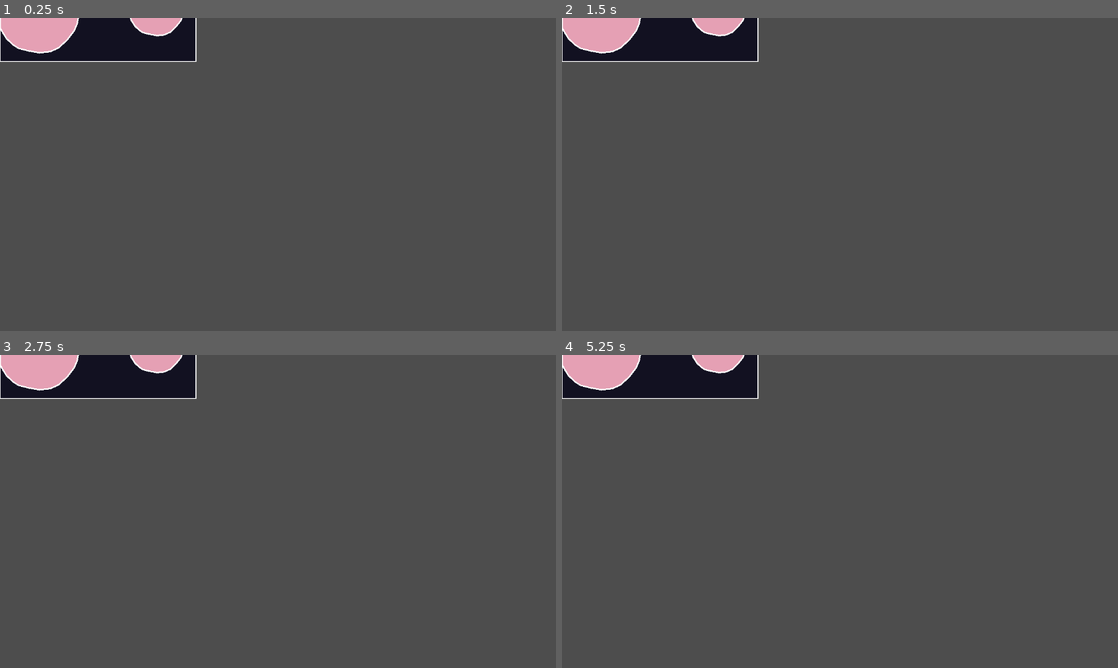
Above: before the commit, frames 1-4 (two rows, left to right).
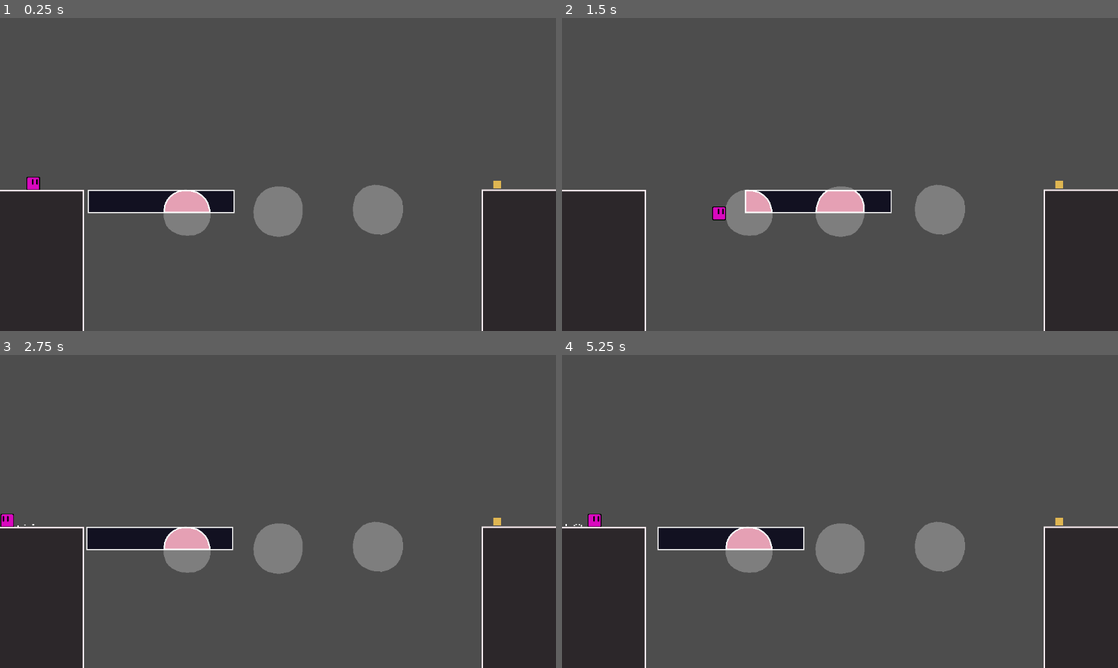
Above: after the commit, the same moments.

Repository: WeDoThingsHere/Godot-Jam-June-2025
Game: Godot game, scene res://scenes/Levels/002_LevelTwo.tscn
Same seed, same stepped clock (60 frames per second), same inputs: the game is played once before the commit and once after it. This scene is started directly instead of the project's main scene.
Inputs:
- Up to frame 1 (0.25 s): no input
- Up to frame 2 (1.5 s): tap Enter (ui_accept) at 0.5 s; hold D (move_right) from 0.53 s (still down); tap Space (jump) at 0.77 s
- Up to frame 3 (2.75 s): tap Space (jump) at 1.52 s; release D (move_right) at 2.03 s; hold A (move_left) from 2.03 s (still down)
- Up to frame 4 (5.25 s): release A (move_left) at 2.78 s; hold D (move_right) 2.78-4.28 s; tap Space (jump) at 3.02, 3.77, 4.52 s; hold A (move_left) 4.28-5.03 s; hold D (move_right) from 5.03 s (still down)

The runs differ from the first frame. In frame 1, 23% of the frame differs, in the area x 0-100%, y 0-100%; in frame 2, 22%; in frame 3, 23%; in frame 4, 23%.

Commit message:
started making level 2

Diff:
--- a/scenes/Levels/001_LevelOne.tscn
+++ b/scenes/Levels/001_LevelOne.tscn
@@ -161,9 +161,9 @@
 [node name="Background" type="ColorRect" parent="."]
 z_index = -1
 offset_left = -3249.0
-offset_top = -2256.0
+offset_top = -2255.0
 offset_right = 3379.0
-offset_bottom = 1949.0
+offset_bottom = 1950.0
 color = Color(0.0705882, 0.0705882, 0.129412, 1)
 
 [editable path="Platforms/PlatformBox"]
--- a/scenes/Levels/002_LevelTwo.tscn
+++ b/scenes/Levels/002_LevelTwo.tscn
@@ -6,8 +6,9 @@
 [ext_resource type="PackedScene" uid="uid://nhxnwxvg7tii" path="res://scenes/Prefabs/Player.tscn" id="4_svtok"]
 [ext_resource type="PackedScene" uid="uid://bytetusxvp5dp" path="res://scenes/killzone.tscn" id="5_1md53"]
 [ext_resource type="PackedScene" uid="uid://da0vb48bj51jb" path="res://scenes/Prefabs/Goal.tscn" id="6_pdqs3"]
+[ext_resource type="PackedScene" uid="uid://cq310hw2aa0yd" path="res://scenes/true_platform.tscn" id="7_w6yvq"]
 
-[sub_resource type="Animation" id="Animation_fsjfv"]
+[sub_resource type="Animation" id="Animation_4ntff"]
 length = 0.001
 tracks/0/type = "value"
 tracks/0/imported = false
@@ -19,12 +20,12 @@
 "times": PackedFloat32Array(0),
 "transitions": PackedFloat32Array(1),
 "update": 0,
-"values": [Vector2(97, -147)]
+"values": [Vector2(299, -114)]
 }
 
-[sub_resource type="Animation" id="Animation_6jvd8"]
-resource_name = "platform_move"
-length = 2.0
+[sub_resource type="Animation" id="Animation_w6yvq"]
+resource_name = "move"
+length = 7.0
 loop_mode = 1
 tracks/0/type = "value"
 tracks/0/imported = false
@@ -33,101 +34,84 @@
 tracks/0/interp = 2
 tracks/0/loop_wrap = true
 tracks/0/keys = {
-"times": PackedFloat32Array(0, 1, 2),
+"times": PackedFloat32Array(0, 3.5, 7),
 "transitions": PackedFloat32Array(1, 1, 1),
 "update": 0,
-"values": [Vector2(97, -147), Vector2(288, -152), Vector2(97, -147)]
+"values": [Vector2(236, -114), Vector2(756, -114), Vector2(236, -114)]
 }
 
-[sub_resource type="AnimationLibrary" id="AnimationLibrary_urr3w"]
+[sub_resource type="AnimationLibrary" id="AnimationLibrary_iamex"]
 _data = {
-&"RESET": SubResource("Animation_fsjfv"),
-&"platform_move": SubResource("Animation_6jvd8")
+&"RESET": SubResource("Animation_4ntff"),
+&"move": SubResource("Animation_w6yvq")
 }
-
-[sub_resource type="WorldBoundaryShape2D" id="WorldBoundaryShape2D_urr3w"]
 
 [sub_resource type="Gradient" id="Gradient_fsjfv"]
 
 [sub_resource type="GradientTexture2D" id="GradientTexture2D_urr3w"]
 gradient = SubResource("Gradient_fsjfv")
 
+[sub_resource type="WorldBoundaryShape2D" id="WorldBoundaryShape2D_w6yvq"]
+normal = Vector2(0.999884, -0.0152654)
+
+[sub_resource type="WorldBoundaryShape2D" id="WorldBoundaryShape2D_4ntff"]
+
 [node name="Level Two" type="Node2D"]
 
 [node name="EveryGameScene" parent="." instance=ExtResource("1_jft5c")]
 
 [node name="Platforms" type="Node2D" parent="."]
-
-[node name="PlatformBox" parent="Platforms" instance=ExtResource("2_yjwae")]
-position = Vector2(108, 10)
-
-[node name="PlatformArea" parent="Platforms/PlatformBox" index="0"]
-position = Vector2(59, 57)
-
-[node name="Bounds" parent="Platforms/PlatformBox/PlatformArea" index="0"]
-polygon = PackedVector2Array(-168, -72, 240, -72, 240, 24, -168, 24)
-uv = PackedVector2Array(-168, -72, 240, -72, 240, 24, -168, 24)
+position = Vector2(-497, 161)
 
 [node name="PlatformBox3" parent="Platforms" instance=ExtResource("2_yjwae")]
-position = Vector2(400, -109)
+position = Vector2(299, -114)
 
 [node name="PlatformArea" parent="Platforms/PlatformBox3" index="0"]
 position = Vector2(59, 57)
 
 [node name="Bounds" parent="Platforms/PlatformBox3/PlatformArea" index="0"]
-polygon = PackedVector2Array(-200, -72, -64, -72, -64, -24, -200, -24)
+polygon = PackedVector2Array(-200, -72, 104, -72, 104, -24, -200, -24)
 uv = PackedVector2Array(-200, -72, -64, -72, -64, -24, -200, -24)
 
-[node name="PlatformBox2" parent="Platforms" instance=ExtResource("2_yjwae")]
-position = Vector2(97, -147)
-
-[node name="PlatformArea" parent="Platforms/PlatformBox2" index="0"]
-position = Vector2(59, 57)
-
-[node name="Bounds" parent="Platforms/PlatformBox2/PlatformArea" index="0"]
-polygon = PackedVector2Array(-136, -48, -8, -48, -8, -8, -136, -8)
-uv = PackedVector2Array(-136, -48, -8, -48, -32, -8, -136, -8)
-
-[node name="AnimationPlayer" type="AnimationPlayer" parent="Platforms/PlatformBox2"]
+[node name="AnimationPlayer" type="AnimationPlayer" parent="Platforms/PlatformBox3"]
 libraries = {
-&"": SubResource("AnimationLibrary_urr3w")
+&"": SubResource("AnimationLibrary_iamex")
 }
-autoplay = "platform_move"
+autoplay = "move"
 
 [node name="Lights" type="Node2D" parent="."]
 
 [node name="Light1" parent="Lights" instance=ExtResource("3_i42bq")]
-position = Vector2(136, -12)
+position = Vector2(-130, 77)
+scale = Vector2(1, 1)
 
 [node name="Polygon2D" parent="Lights/Light1/LitArea" index="1"]
 modulate = Color(1, 1, 1, 0.27451)
-polygon = PackedVector2Array(-140.033, -27.8162, -130.946, -50.5354, -120.79, -60.5775, -108.067, -69.6652, -88.0742, -79.6616, -64.446, -83.2967, -45.3619, -82.388, -18.0988, -75.1178, 2.80305, -61.4862, 13.7082, -48.7634, 22.2247, -32.3402, 28.0078, -10.8602, 29.0497, 5.62675, 25.3629, 23.9838, 19.2022, 39.0694, 4.73879, 57.8186, -13.0179, 74.594, -31.3319, 83.0555, -54.4642, 85.534, -77.5966, 81.4033, -98.112, 76.2463, -109.678, 68.8109, -123.723, 55.5924, -134.463, 38.2432, -139.42, 25.8509, -143.669, 13.0786, -143.669, -4.18807)
+polygon = PackedVector2Array(-105.423, -14.3194, -100.62, -25.0868, -93.9041, -32.5222, -87.3441, -37.9873, -76.0371, -43.6408, -62.674, -45.6967, -51.8809, -45.1828, -36.4621, -41.0711, -26.7038, -34.5325, -19.0554, -26.4592, -14.3814, -18.3859, -10.3863, -4.72982, -9.93137, 6.46523, -10.9821, 19.4311, -16.0076, 28.4331, -22.0838, 37.3137, -30.9644, 43.8573, -43.1168, 48.5313, -57.0287, 49.7864, -67.4217, 48.9987, -79.1068, 46.1943, -89.3896, 41.0529, -96.4006, 34.9767, -102.009, 27.9657, -105.643, 16.5231, -107.479, 8.8089, -107.479, -0.956357)
 uv = PackedVector2Array(-128, -16, -120, -40, -112, -48, -104, -48, -88, -56, -64, -72, -56, -72, -40, -64, -32, -64, -24, -56, -16, -48, -16, -40, 0, -8, 0, 16, -8, 24, -16, 40, -24, 56, -40, 56, -48, 56, -64, 56, -72, 56, -88, 56, -104, 32, -112, 24, -120, 16, -120, 8, -120, 0)
 
 [node name="Light2" parent="Lights" instance=ExtResource("3_i42bq")]
-position = Vector2(382, -21)
+position = Vector2(4, 18)
+rotation = -1.4748
+scale = Vector2(1, 1)
 
 [node name="Polygon2D" parent="Lights/Light2/LitArea" index="1"]
 modulate = Color(1, 1, 1, 0.27451)
-polygon = PackedVector2Array(-114.916, -18.5103, -108.707, -34.0333, -101.768, -40.8946, -93.0751, -47.1038, -79.4148, -53.9339, -63.2708, -56.4176, -50.2315, -55.7967, -31.6039, -50.8293, -17.3226, -41.5155, -9.87163, -32.8226, -4.05266, -21.6014, -0.101332, -6.92506, 0.610497, 4.33969, -1.90847, 16.8822, -6.11785, 27.1895, -16, 40, -28.1323, 51.4618, -40.6454, 57.2432, -56.4507, 58.9366, -72.256, 56.1143, -86.2732, 52.5908, -94.1758, 47.5105, -103.772, 38.4789, -111.11, 26.625, -114.497, 18.1579, -117.4, 9.43119, -117.4, -2.36632)
+polygon = PackedVector2Array(-108.428, -15.4992, -103.302, -26.9913, -96.1344, -34.927, -89.1329, -40.7599, -77.0649, -46.7938, -62.8026, -48.988, -51.2831, -48.4395, -34.8267, -44.0511, -24.4117, -37.0726, -16.2487, -28.456, -11.2601, -19.8394, -6.99609, -5.26427, -6.51059, 6.68415, -7.63207, 20.5225, -12.9957, 30.1304, -19.4808, 39.6086, -28.9591, 46.5926, -41.9293, 51.5812, -56.7774, 52.9207, -67.8698, 52.08, -80.3412, 49.0869, -90.2202, 43.7062, -98.7989, 37.1143, -104.785, 29.6315, -108.663, 17.4189, -110.623, 9.18554, -110.623, -1.23688)
 uv = PackedVector2Array(-128, -16, -120, -40, -112, -48, -104, -48, -88, -56, -64, -72, -56, -72, -40, -64, -32, -64, -24, -56, -16, -48, -16, -40, 0, -8, 0, 16, -8, 24, -16, 40, -24, 56, -40, 56, -48, 56, -64, 56, -72, 56, -88, 56, -104, 32, -112, 24, -120, 16, -120, 8, -120, 0)
 
 [node name="Light3" parent="Lights" instance=ExtResource("3_i42bq")]
-position = Vector2(39, -173)
+position = Vector2(149, 64)
+rotation = -2.94961
+scale = Vector2(1, 1)
 
 [node name="Polygon2D" parent="Lights/Light3/LitArea" index="1"]
 modulate = Color(1, 1, 1, 0.27451)
-polygon = PackedVector2Array(-112, -40, -112, 56, 0, 56, 0, -40)
-uv = PackedVector2Array(-112, -40, -112, 56, 0, 56, 0, -40)
+polygon = PackedVector2Array(-108.428, -15.4992, -103.302, -26.9913, -96.1344, -34.927, -89.1329, -40.7599, -77.0649, -46.7938, -62.8026, -48.988, -51.2831, -48.4395, -34.8267, -44.0511, -24.4117, -37.0726, -16.2487, -28.456, -11.2601, -19.8394, -6.99609, -5.26427, -6.51059, 6.68415, -7.63207, 20.5225, -12.9957, 30.1304, -19.4808, 39.6086, -28.9591, 46.5926, -41.9293, 51.5812, -56.7774, 52.9207, -67.8698, 52.08, -80.3412, 49.0869, -90.2202, 43.7062, -98.7989, 37.1143, -104.785, 29.6315, -108.663, 17.4189, -110.623, 9.18554, -110.623, -1.23688)
+uv = PackedVector2Array(-128, -16, -120, -40, -112, -48, -104, -48, -88, -56, -64, -72, -56, -72, -40, -64, -32, -64, -24, -56, -16, -48, -16, -40, 0, -8, 0, 16, -8, 24, -16, 40, -24, 56, -40, 56, -48, 56, -64, 56, -72, 56, -88, 56, -104, 32, -112, 24, -120, 16, -120, 8, -120, 0)
 
-[node name="Player" parent="." instance=ExtResource("4_svtok")]
-position = Vector2(71, -73)
-
-[node name="Killzone" parent="." instance=ExtResource("5_1md53")]
-position = Vector2(147, 88)
-
-[node name="CollisionShape2D" type="CollisionShape2D" parent="Killzone"]
-shape = SubResource("WorldBoundaryShape2D_urr3w")
+[node name="Player" parent="." groups=["Player"] instance=ExtResource("4_svtok")]
+position = Vector2(-507, 17)
 
 [node name="PointLight2D" type="PointLight2D" parent="."]
 visible = false
@@ -136,15 +120,57 @@
 texture = SubResource("GradientTexture2D_urr3w")
 
 [node name="Goal" parent="." instance=ExtResource("6_pdqs3")]
-position = Vector2(379, -145)
+position = Vector2(454, 21)
 Level_To_Unlock = "Level_Three"
 
-[editable path="Platforms/PlatformBox"]
+[node name="Camera2D" type="Camera2D" parent="."]
+
+[node name="True Platforms" type="Node2D" parent="."]
+z_index = 1
+
+[node name="TruePlatform" parent="True Platforms" instance=ExtResource("7_w6yvq")]
+position = Vector2(-298, 112)
+
+[node name="bounds" parent="True Platforms/TruePlatform/StaticBody2D" index="0"]
+polygon = PackedVector2Array(-104, 256, -104, -80, -344, -80, -344, 256)
+uv = PackedVector2Array(-95.9999, 248, -96, -40, -328, -40, -328, 256)
+
+[node name="TruePlatform2" parent="True Platforms" instance=ExtResource("7_w6yvq")]
+position = Vector2(710, 95)
+
+[node name="bounds" parent="True Platforms/TruePlatform2/StaticBody2D" index="0"]
+polygon = PackedVector2Array(-288, -64, 0, -64, 0, 144, 0, 312, -208, 312, -288, 304)
+uv = PackedVector2Array(-264, -64, 0, -64, 0, 144, 0, 312, -208, 312, -272, 312)
+
+[node name="WorldBounds" type="Node2D" parent="."]
+
+[node name="RightBounds" type="StaticBody2D" parent="WorldBounds"]
+position = Vector2(-576, 0)
+collision_mask = 2
+
+[node name="CollisionShape2D" type="CollisionShape2D" parent="WorldBounds/RightBounds"]
+shape = SubResource("WorldBoundaryShape2D_w6yvq")
+
+[node name="LeftBounds" type="StaticBody2D" parent="WorldBounds"]
+position = Vector2(577, 0)
+rotation = 3.14159
+collision_mask = 2
+
+[node name="CollisionShape2D" type="CollisionShape2D" parent="WorldBounds/LeftBounds"]
+shape = SubResource("WorldBoundaryShape2D_w6yvq")
+
+[node name="Killzone" parent="WorldBounds" instance=ExtResource("5_1md53")]
+position = Vector2(0, 323)
+
+[node name="CollisionShape2D" type="CollisionShape2D" parent="WorldBounds/Killzone"]
+shape = SubResource("WorldBoundaryShape2D_4ntff")
+
 [editable path="Platforms/PlatformBox3"]
-[editable path="Platforms/PlatformBox2"]
 [editable path="Lights/Light1"]
 [editable path="Lights/Light1/LitArea"]
 [editable path="Lights/Light2"]
 [editable path="Lights/Light2/LitArea"]
 [editable path="Lights/Light3"]
 [editable path="Lights/Light3/LitArea"]
+[editable path="True Platforms/TruePlatform"]
+[editable path="True Platforms/TruePlatform2"]
--- a/scenes/Player.tscn
+++ b/scenes/Player.tscn
@@ -16,7 +16,7 @@
 JUMP_VELOCITY = -600.0
 GRAV_MULT = 2.0
 SQUISH_TIME = 0.15
-SQUISH = 0.3
+SQUISH = 0.4
 
 [node name="CollisionShape2D" type="CollisionShape2D" parent="."]
 shape = SubResource("RectangleShape2D_p0vlq")
--- a/scripts/lit_area.gd
+++ b/scripts/lit_area.gd
@@ -21,7 +21,7 @@
 func update_global_polygon() -> PackedVector2Array:
 	var global_poly = collision_polygon.polygon
 	for n in collision_polygon.polygon.size():
-		global_poly[n] = (add_rotation(global_poly[n], global_rotation) + global_position) * global_scale
+		global_poly[n] = (add_rotation(global_poly[n], global_rotation) + global_position)
 	return global_poly
 
 func _on_area_entered(area: Area2D) -> void:
Not shown: 1 places in scenes/Levels/002_LevelTwo.tscn that only renumber resources
